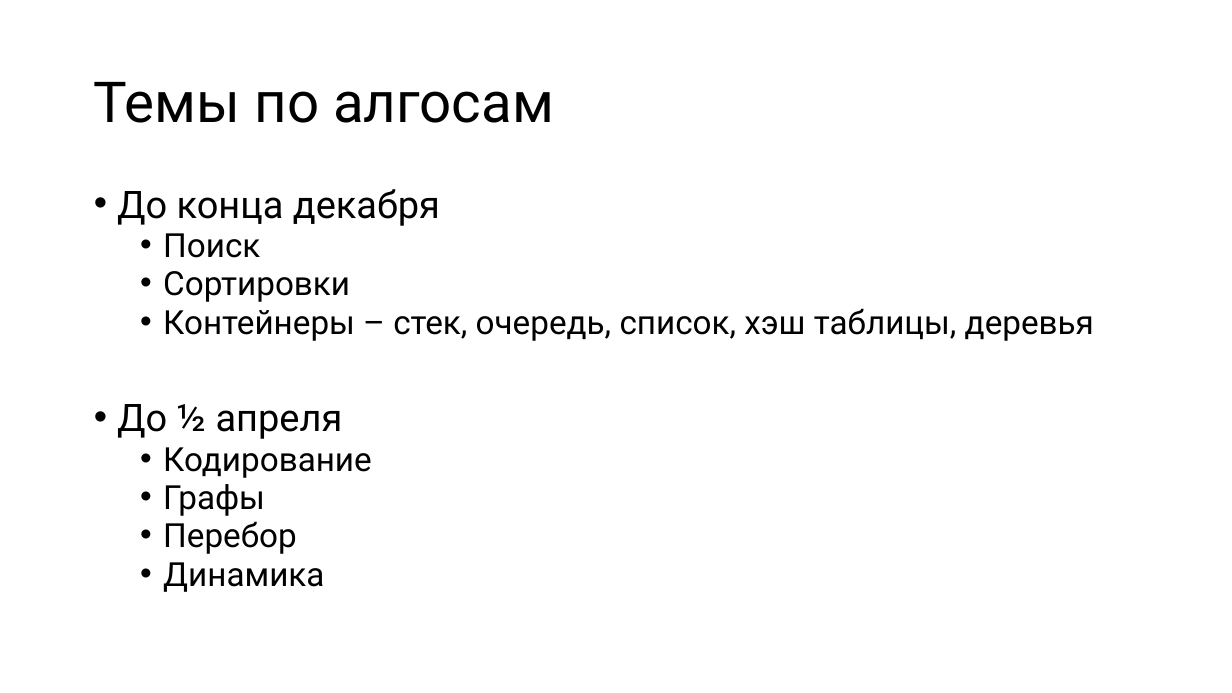
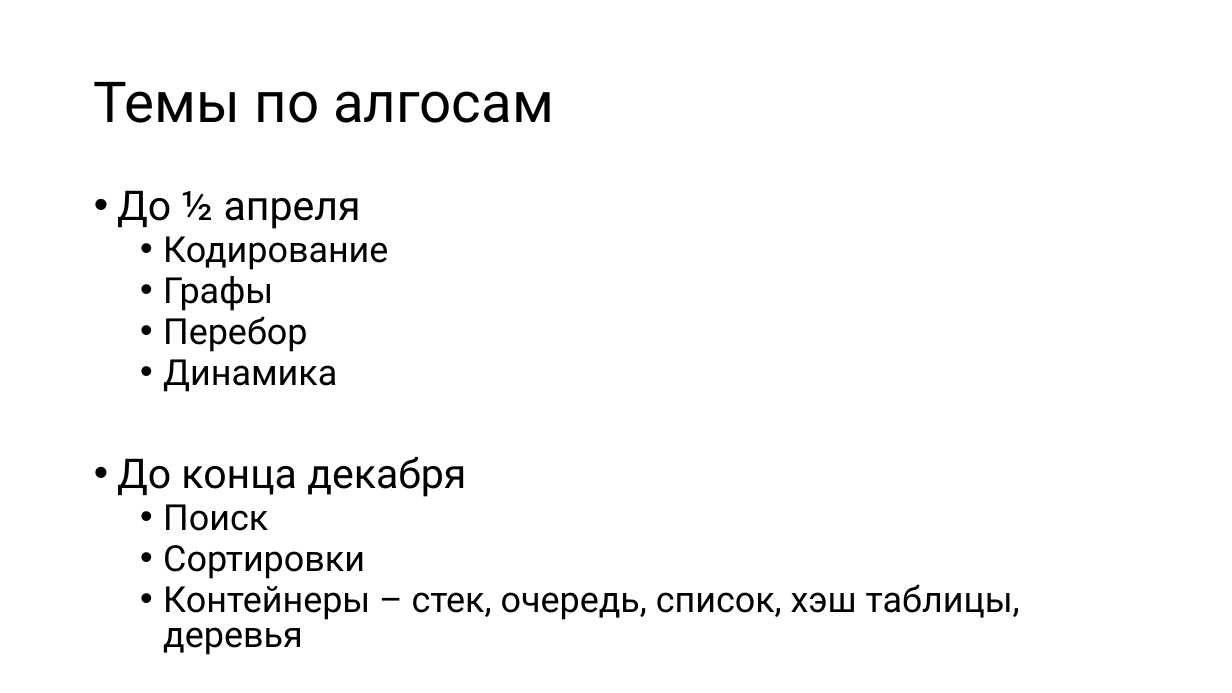
Before and after one commit to Evgueni-Petrov-aka-espetrov/Algorithms-and-Programming-in-C-pptx, a slide deck: slide 8 of 00 План-капкан до весны.pptx. Drawn at 1232x693 pixels with LibreOffice and Linux fonts; fonts in the diff are those of the drawing. Boxes give left, top, right and bottom in pixels: in the first picture for what was removed or moved away, otherwise in the second. Text is boxed around its words. In the diff, an @@ line names an element or a change of style, - is before the commit and + after.

```diff
--- a/00 План-капкан до весны.pptx
+++ b/00 План-капкан до весны.pptx
@@ text at (x1=117, y1=189, x2=1094, y2=341): paragraphs removed @@
-• До конца декабря
-  • Поиск
-  • Сортировки
-  • Контейнеры – стек, очередь, список, хэш таблицы, деревья
@@ text at (x1=117, y1=190, x2=388, y2=392): size 29.6 to 32 pt in "До ½ апреля"; size 25.9 to 28 pt in "Кодирование", "Графы", "Перебор", "Динамика" @@
@@ text at (x1=117, y1=457, x2=1020, y2=620): paragraphs added @@
+• До конца декабря
+  • Поиск
+  • Сортировки
+  • Контейнеры – стек, очередь, список, хэш таблицы, деревья
```
Also in this commit, not shown: 3 other slides changed, 14 slides added.
